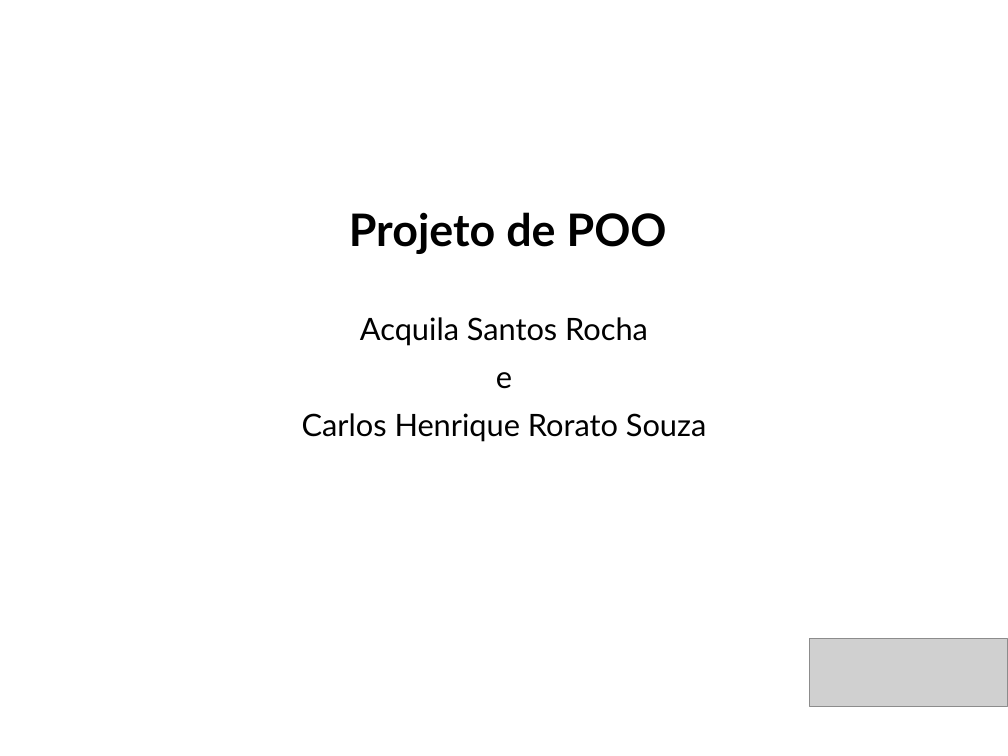
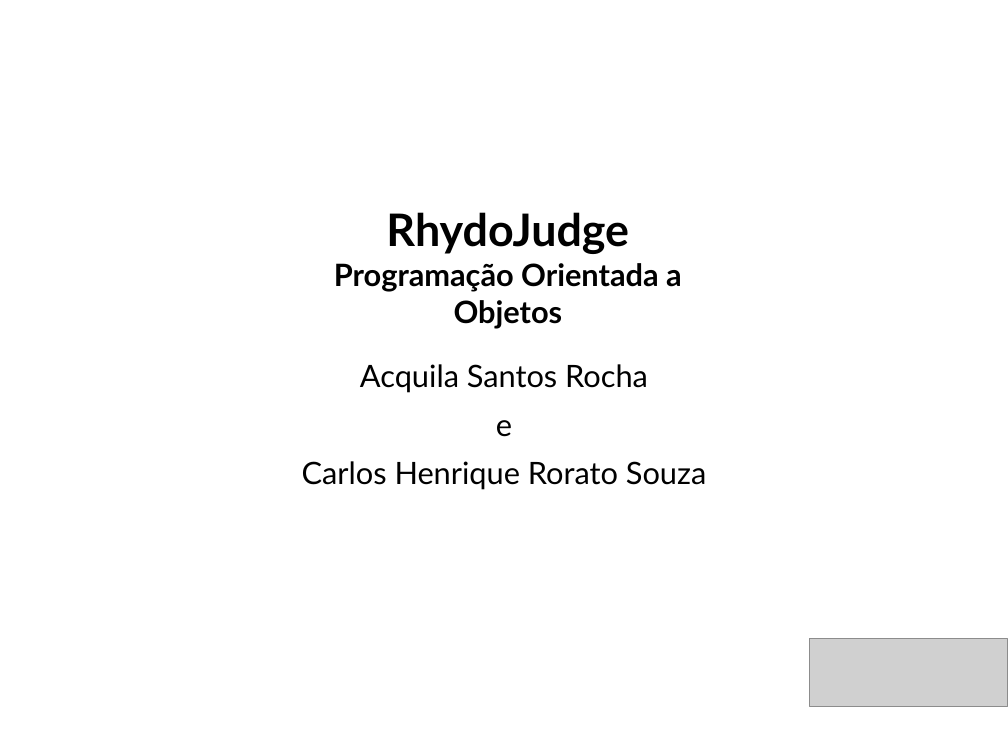
Before and after one commit to carlosrorato/RhydoJudge, a slide deck: slide 1 of RhydoApresentacao.ppt. Drawn at 1008x756 pixels with LibreOffice and Linux fonts; fonts in the diff are those of the drawing; grey boxes stand for pictures; background and template pictures are left out. Boxes give left, top, right and bottom in pixels: in the first picture for what was removed or moved away, otherwise in the second. Text is boxed around its words. In the diff, an @@ line names an element or a change of style, - is before the commit and + after.

```diff
--- a/RhydoApresentacao.ppt
+++ b/RhydoApresentacao.ppt
@@ text at (334, 212, 682, 329): text changed; size 32 to 22 pt @@
-Projeto de POO
+RhydoJudge
+Programação Orientada a Objetos
@@ subtitle "Acquila Santos Rocha": place and size @@
-subtitle "Acquila Santos Rocha" at (302, 317, 706, 442)
+subtitle "Acquila Santos Rocha" at (302, 364, 706, 490)
```
Also in this commit, not shown: 6 other slides changed, 4 other files.
